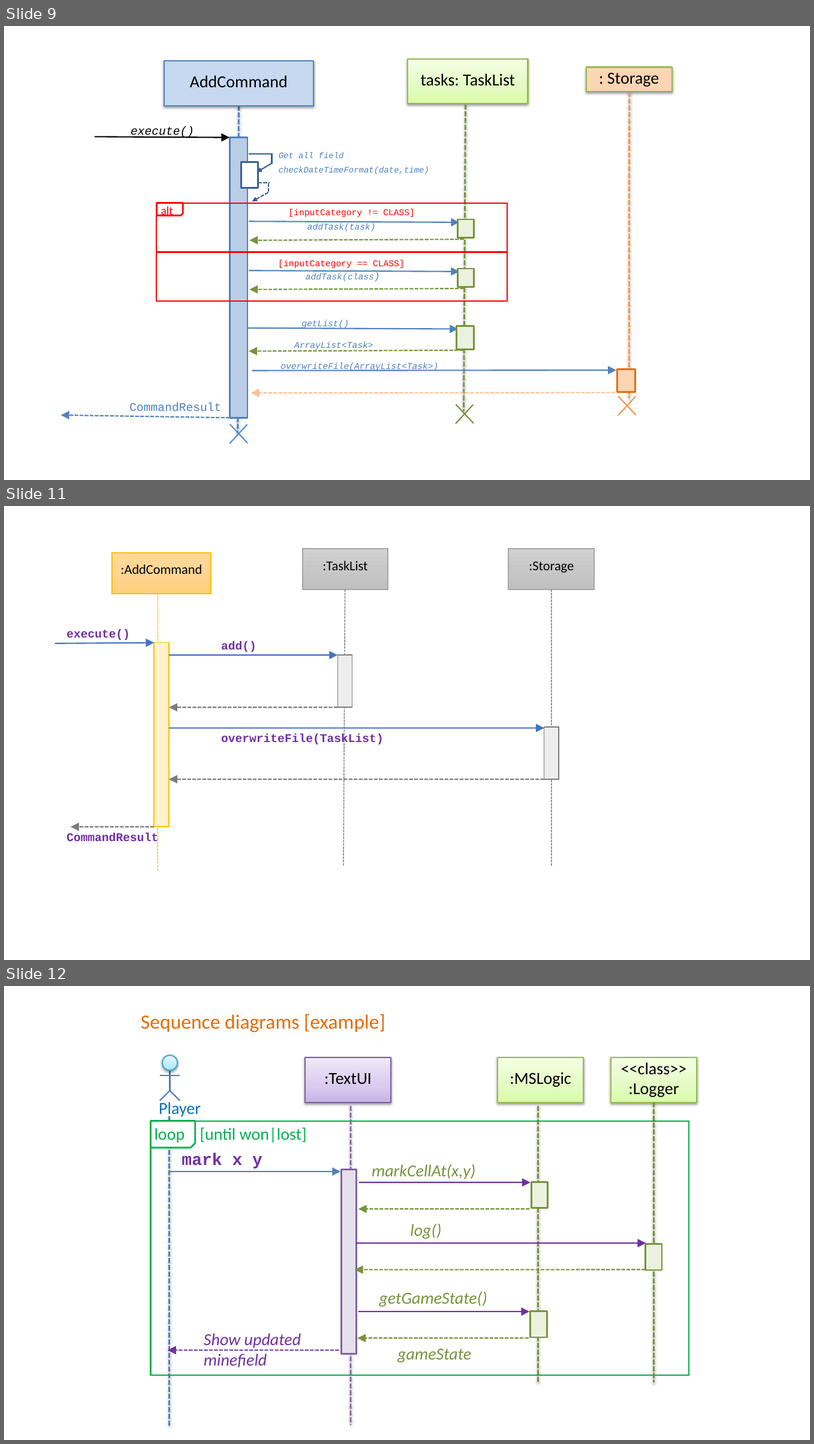
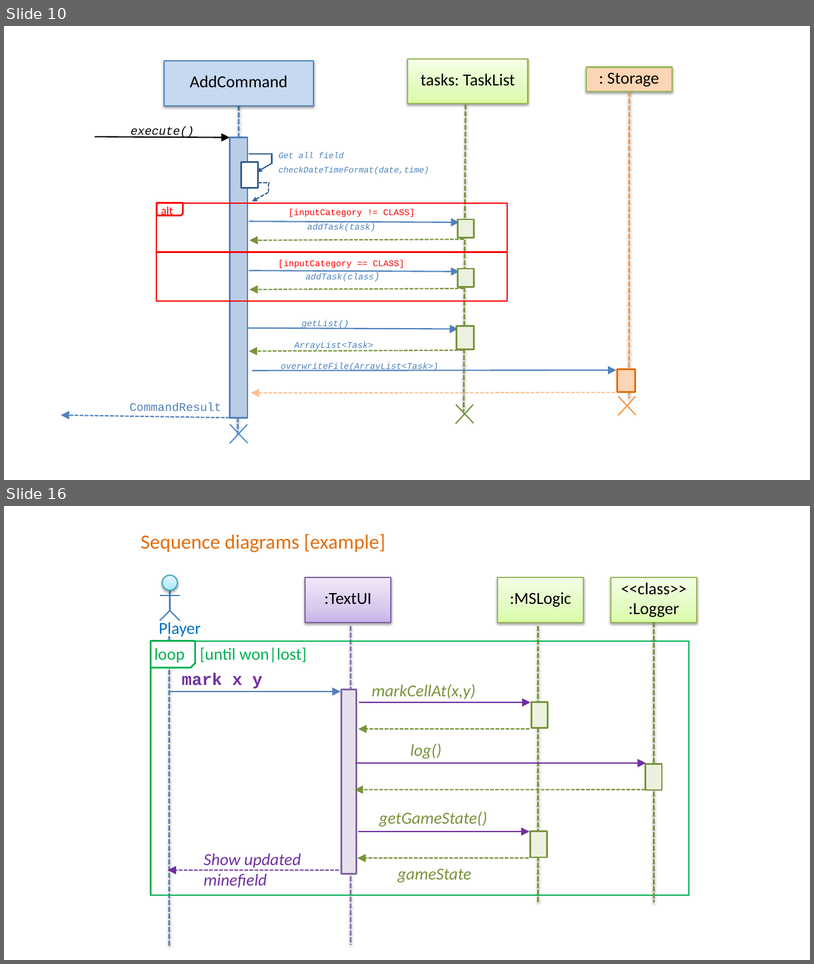
Before and after one commit to yuchenlichuck/tp, a slide deck: docs/UML Diagrams.pptx. Shown one above the other, each under a label of ours: slides 9, 11 and 12 before the commit, slides 10 and 16 after it; the slides between them are not shown. The pictures are 814x1444 and 814x964 pixels, drawn with LibreOffice and Linux fonts; fonts in the diff are those of the drawing. Boxes give left, top, right and bottom in pixels: in the first picture for what was removed or moved away, otherwise in the second. Text is boxed around its words. In the diff, an @@ line names an element or a change of style, - is before the commit and + after.

```diff
--- a/docs/UML Diagrams.pptx
+++ b/docs/UML Diagrams.pptx
@@ slide 11 removed at [4,506,810,960], background #FFFFFF @@
@@ rectangle removed at [111,553,211,593] @@
-:AddCommand
@@ rectangle removed at [303,549,389,589] @@
-:TaskList
@@ rectangle removed at [509,549,595,589] @@
-:Storage
@@ line removed from (158, 595) to (158, 871) @@
@@ line removed from (345, 589) to (344, 866) @@
@@ line removed from (552, 589) to (552, 866) @@
@@ text removed at [66,629,130,640] @@
-execute()
@@ arrow removed from (55, 643) to (154, 643) @@
@@ rectangle removed at [154,643,169,826] @@
@@ text removed at [221,642,257,652] @@
-add()
@@ arrow removed from (169, 655) to (338, 655) @@
@@ rectangle removed at [338,655,353,707] @@
@@ arrow removed from (338, 708) to (169, 708) @@
@@ arrow removed from (169, 728) to (545, 728) @@
@@ text removed at [221,733,384,745] @@
-overwriteFile(TaskList)
@@ rectangle removed at [545,727,560,779] @@
@@ arrow removed from (545, 779) to (169, 779) @@
@@ arrow removed from (154, 826) to (71, 826) @@
@@ text removed at [66,832,158,844] @@
-CommandResult
@@ what was slide 9 is now slide 10 @@
@@ what was slide 12 is now slide 16 @@
```
Also in this commit, not shown: 1 slide changed, 1 slide added, 1 other slide removed, 4 other files.
